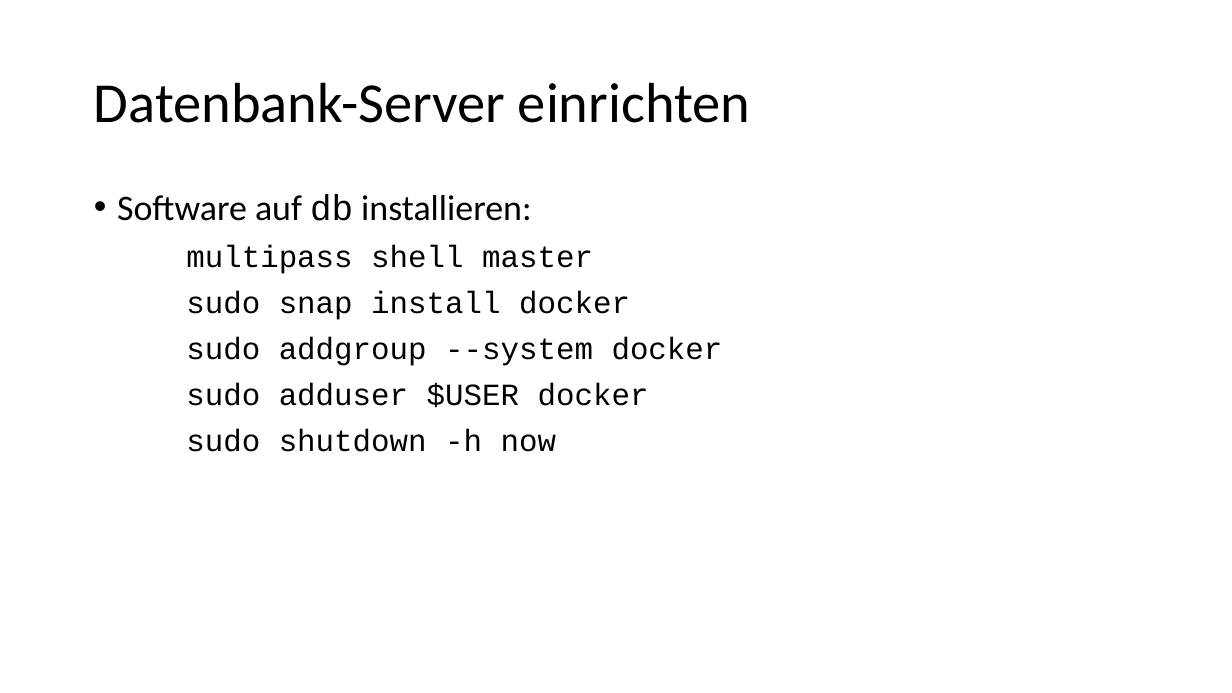
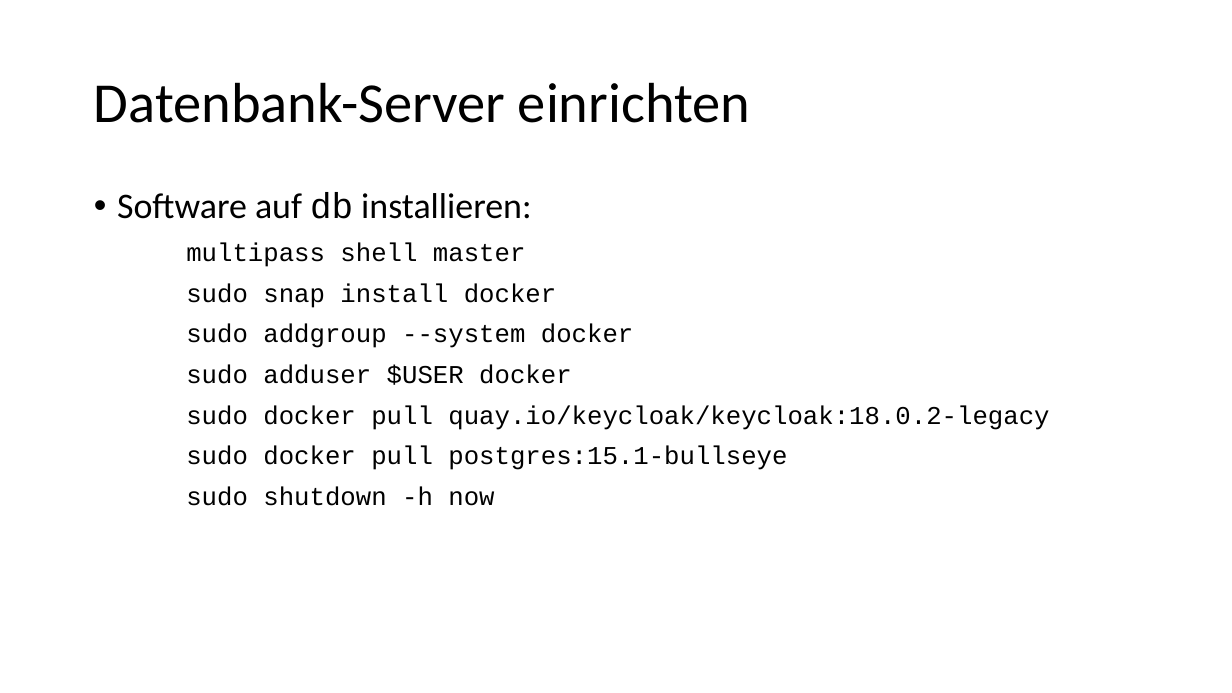
Before and after one commit to igeldo/PR4-SoSe23, a slide deck: slide 8 of sample/kubernetes/Bring your own device - Vorbereitung.pptx. Drawn at 1232x693 pixels with LibreOffice and Linux fonts; fonts in the diff are those of the drawing. Boxes give left, top, right and bottom in pixels: in the first picture for what was removed or moved away, otherwise in the second. Text is boxed around its words. In the diff, an @@ line names an element or a change of style, - is before the commit and + after.

Commit message:
add docker image pull

```diff
--- a/sample/kubernetes/Bring your own device - Vorbereitung.pptx
+++ b/sample/kubernetes/Bring your own device - Vorbereitung.pptx
@@ text at (186,242,633,506): size 24 to 20 pt in "multipass shell master", "sudo snap install docker", "sudo addgroup --system docker", "sudo adduser $USER docker" and 1 more places @@
@@ text at (186,405,1049,470): paragraphs added @@
+sudo docker pull quay.io/keycloak/keycloak:18.0.2-legacy
+sudo docker pull postgres:15.1-bullseye
```
Also in this commit, not shown: 4 other slides changed.
